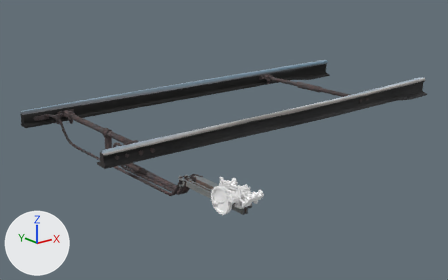
The FBX model Assets/FBX/Location/SP6/Animations/otkaz_anim/sp6_ani_10_otk_StrelPlus_FrictMinus.fbx as it was, and as the next commit left it.
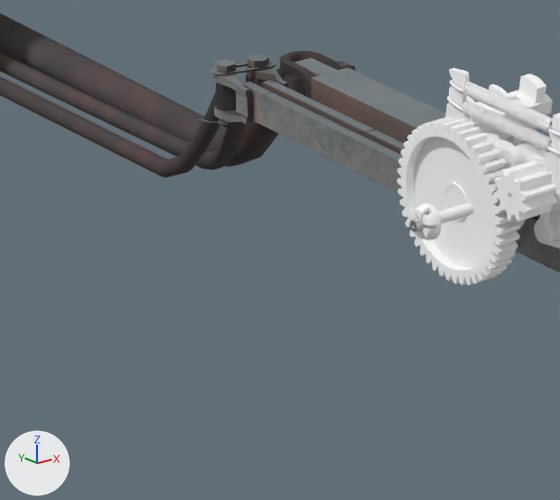
Old and new are each drawn whole from a 50 mm lens placed at (7.167, -4.389, 1.787), pointed at (10.417, -0.327, 0.161) and again close up on the part from 32% to 53% of the width and 59% to 90% of the height. The lights are fixed; the arrows at lower left show +X, +Y and +Z. Where no turn or scale is listed for an object, it has been applied to the vertices.

Objects in the first close-up: 'glav_shest', 'line_01', 'line_02', 'rab_tyaga', 'shiber', 'sping', 'spring_bot', 'st_ap_01', 'st_richag_dal02', 'st_shest_small', 'tyag_contrl_long', 'tyag_contrl_short'.
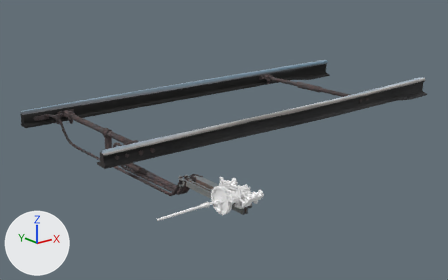
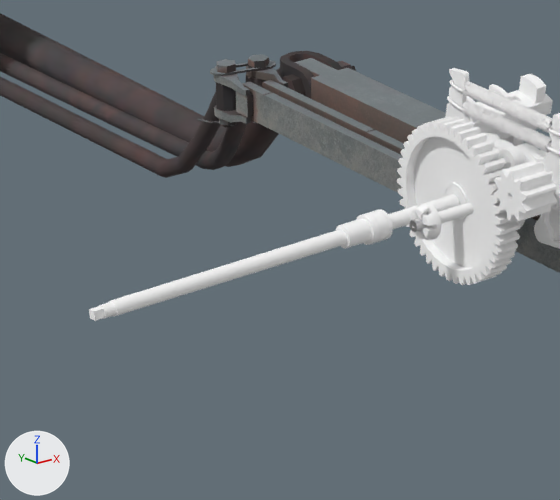
Where the change shows, as pixel boxes (x1, y1, x2, y2) in the close-ups (560 x 500 px):
'val_engine_main', added
    after: (89, 229, 347, 321)
'val_engine_mainVtul', added
    after: (336, 214, 380, 249)
'st_dvig_val', added
    after: (375, 194, 460, 240)
'mufta_ur', added
    after: (365, 210, 389, 242)

The edits, one by one:
Mesh me_mesh_027 is new.
It has 70 vertices, 118 faces and spans x -0.0522..-0.0176, y -0.0155..0.0148, z -0.0146..0.0153.
It uses material mat_sp6_ground (its picture is missing).
Mesh me_mesh_1 is new.
It has 104 vertices, 71 faces and spans x -0.342..-0.052, y -0.008..0.008, z -0.008..0.008.
It uses material mat_sp6_ground (its picture is missing).
Mesh me_mesh_002_1 is new.
It has 70 vertices, 104 faces and spans x -0.0089..0.0879, y -0.0152..0.0152, z -0.0149..0.0149.
It uses material mat_sp6_ground (its picture is missing).
Mesh me_mesh_001_1 is new.
It has 80 vertices, 156 faces and spans x -0.0209..-0.0055, y -0.015..0.0153, z -0.015..0.0149.
It uses material mat_sp6_ground (its picture is missing).
Object 'val_engine_mainVtul' (ob_val_engine_mainvtul) is new; it shows me_mesh_027.
Its location is (9.133, -1.791, 0.388).
Object 'val_engine_main' (ob_val_engine_main) is new; it shows me_mesh_1.
Its location is (9.133, -1.791, 0.388).
Object 'st_dvig_val' (ob_st_dvig_val) is new; it shows me_mesh_002_1.
Its location is (9.133, -1.791, 0.389).
Object 'mufta_ur' (ob_mufta_ur) is new; it shows me_mesh_001_1.
Its location is (9.133, -1.791, 0.389).
